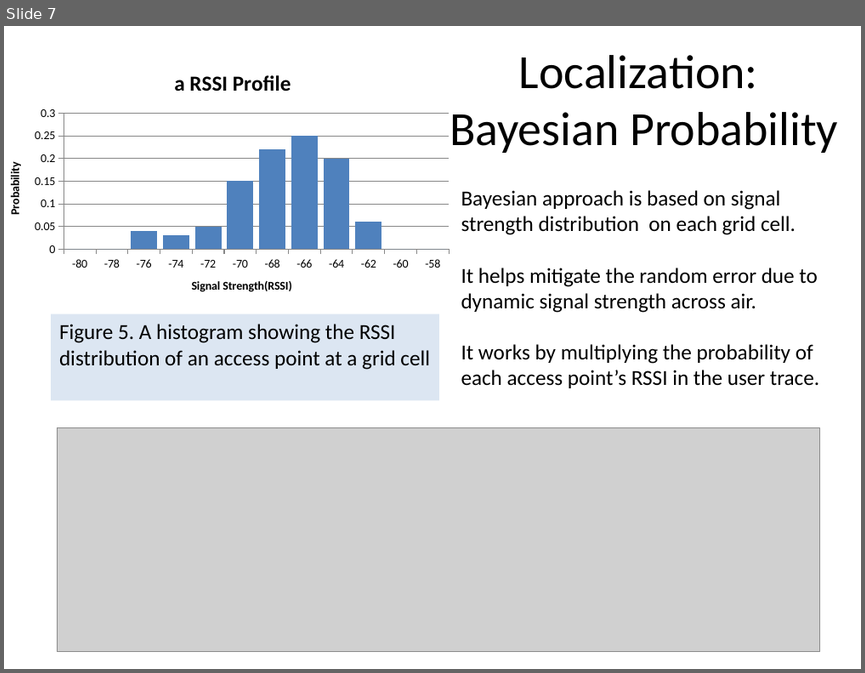
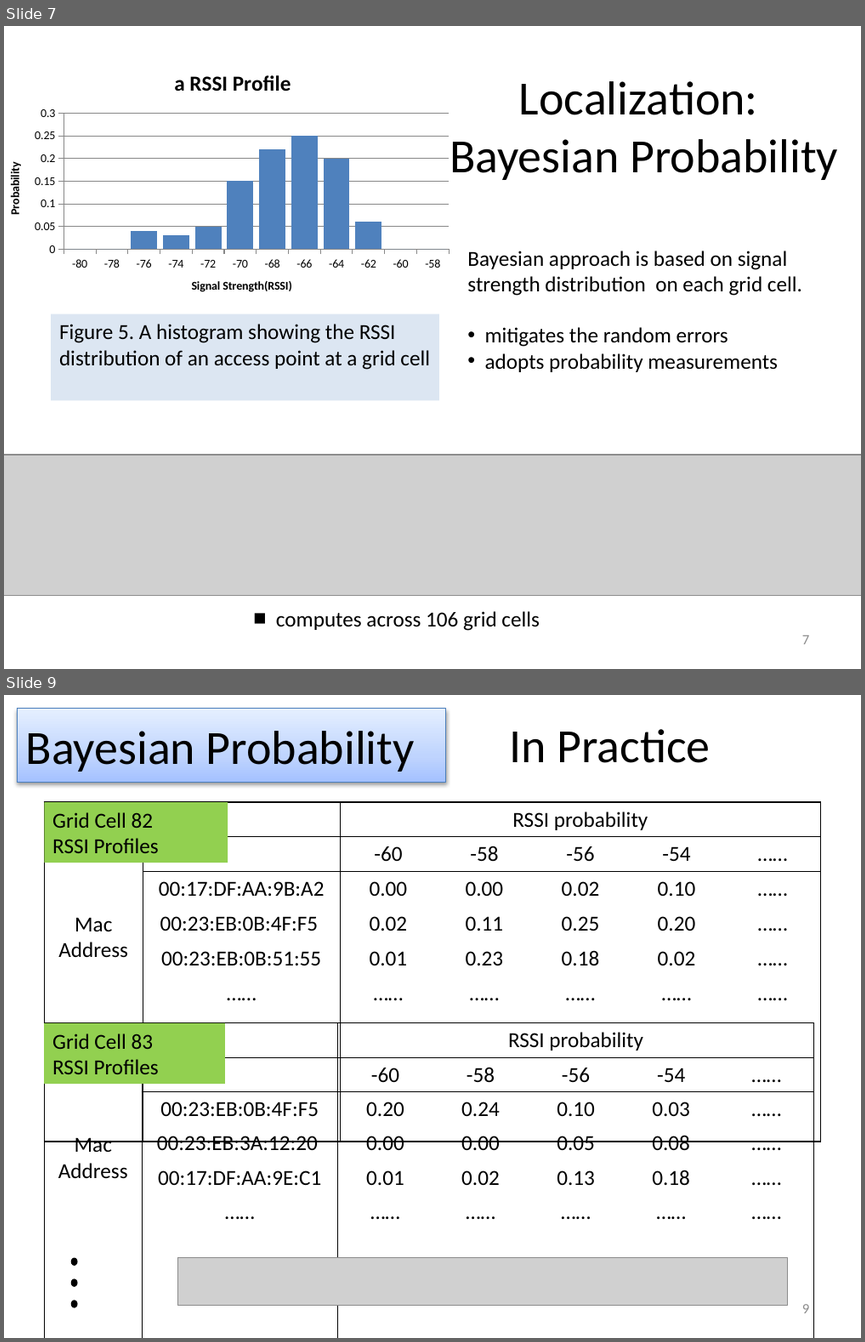
Before and after one commit to venkinarla/qya2, a slide deck: Final Year Porject (QYA2).pptx. Shown one above the other, each under a label of ours: slide 7 before the commit, slides 7 and 9 after it; the slides between them are not shown. The pictures are 865x673 and 865x1342 pixels, drawn with LibreOffice and Linux fonts; fonts in the diff are those of the drawing; grey boxes stand for pictures. Boxes give left, top, right and bottom in pixels: in the first picture for what was removed or moved away, otherwise in the second. Text is boxed around its words. In the diff, an @@ line names an element or a change of style, - is before the commit and + after.

```diff
--- a/Final Year Porject (QYA2).pptx
+++ b/Final Year Porject (QYA2).pptx
@@ slide 9 added at (x1=4, y1=695, x2=861, y2=1338), background #FFFFFF @@
@@ rectangle added at (x1=18, y1=709, x2=446, y2=783), fill gradient #A4C4FF to #BFD4FF to #E6EEFF, outline #4B7EBC 0.75 pt, 40 pt, text #000000 @@
+Bayesian Probability
@@ title added at (x1=509, y1=729, x2=710, y2=763), 40 pt, text #000000 @@
+In Practice
@@ table added at (x1=44, y1=802, x2=820, y2=1008), 6 rows, 7 columns @@
+Mac Address |  | RSSI probability |  |  |  | 
+ |  | -60 | -58 | -56 | -54 | ……
+ | 00:17:DF:AA:9B:A2 | 0.00 | 0.00 | 0.02 | 0.10 | ……
+ | 00:23:EB:0B:4F:F5 | 0.02 | 0.11 | 0.25 | 0.20 | ……
+ | 00:23:EB:0B:51:55 | 0.01 | 0.23 | 0.18 | 0.02 | ……
+ | …… | …… | …… | …… | …… | ……
@@ rectangle added at (x1=44, y1=802, x2=228, y2=863), fill #92D050, 18 pt, text #000000 @@
+Grid Cell 82
+RSSI Profiles
@@ table added at (x1=44, y1=1023, x2=813, y2=1229), 6 rows, 7 columns @@
+Mac Address |  | RSSI probability |  |  |  | 
+ |  | -60 | -58 | -56 | -54 | ……
+ | 00:23:EB:0B:4F:F5 | 0.20 | 0.24 | 0.10 | 0.03 | ……
+ | 00:23:EB:3A:12:20 | 0.00 | 0.00 | 0.05 | 0.08 | ……
+ | 00:17:DF:AA:9E:C1 | 0.01 | 0.02 | 0.13 | 0.18 | ……
+ | …… | …… | …… | …… | …… | ……
@@ rectangle added at (x1=44, y1=1023, x2=225, y2=1084), fill #92D050, 18 pt, text #000000 @@
+Grid Cell 83
+RSSI Profiles
@@ ellipse added at (x1=71, y1=1257, x2=78, y2=1265), fill #000000 @@
@@ ellipse added at (x1=71, y1=1278, x2=78, y2=1287), fill #000000 @@
@@ picture added at (x1=178, y1=1257, x2=787, y2=1305) @@
@@ ellipse added at (x1=71, y1=1300, x2=78, y2=1308), fill #000000 @@
@@ page number added at (x1=802, y1=1304, x2=809, y2=1313), 12 pt, text #8C8C8C @@
+9
@@ slide 7 changed as well @@
@@ title "Localization: Bayesian Probability" moved from (x1=449, y1=55, x2=838, y2=153) to (x1=449, y1=81, x2=838, y2=180) @@
@@ text "Bayesian approach is based on ..." moved from (x1=461, y1=190, x2=819, y2=388) to (x1=467, y1=250, x2=802, y2=372) @@
@@ text at (x1=485, y1=327, x2=778, y2=372): text changed @@
-It helps mitigate the random error due to dynamic signal strength across air.
-It works by multiplying the probability of each access point’s RSSI in the user trace.
+• mitigates the random errors
+• adopts probability measurements
@@ picture resized from (x1=57, y1=428, x2=819, y2=652) to (x1=4, y1=454, x2=861, y2=595) @@
@@ text added at (x1=276, y1=611, x2=540, y2=630), 18 pt, text #000000 @@
+■ computes across 106 grid cells
@@ page number added at (x1=802, y1=635, x2=809, y2=644), 12 pt, text #8C8C8C @@
+7
```
Also in this commit, not shown: 7 other slides changed, 4 other slides added, 1 other file.
